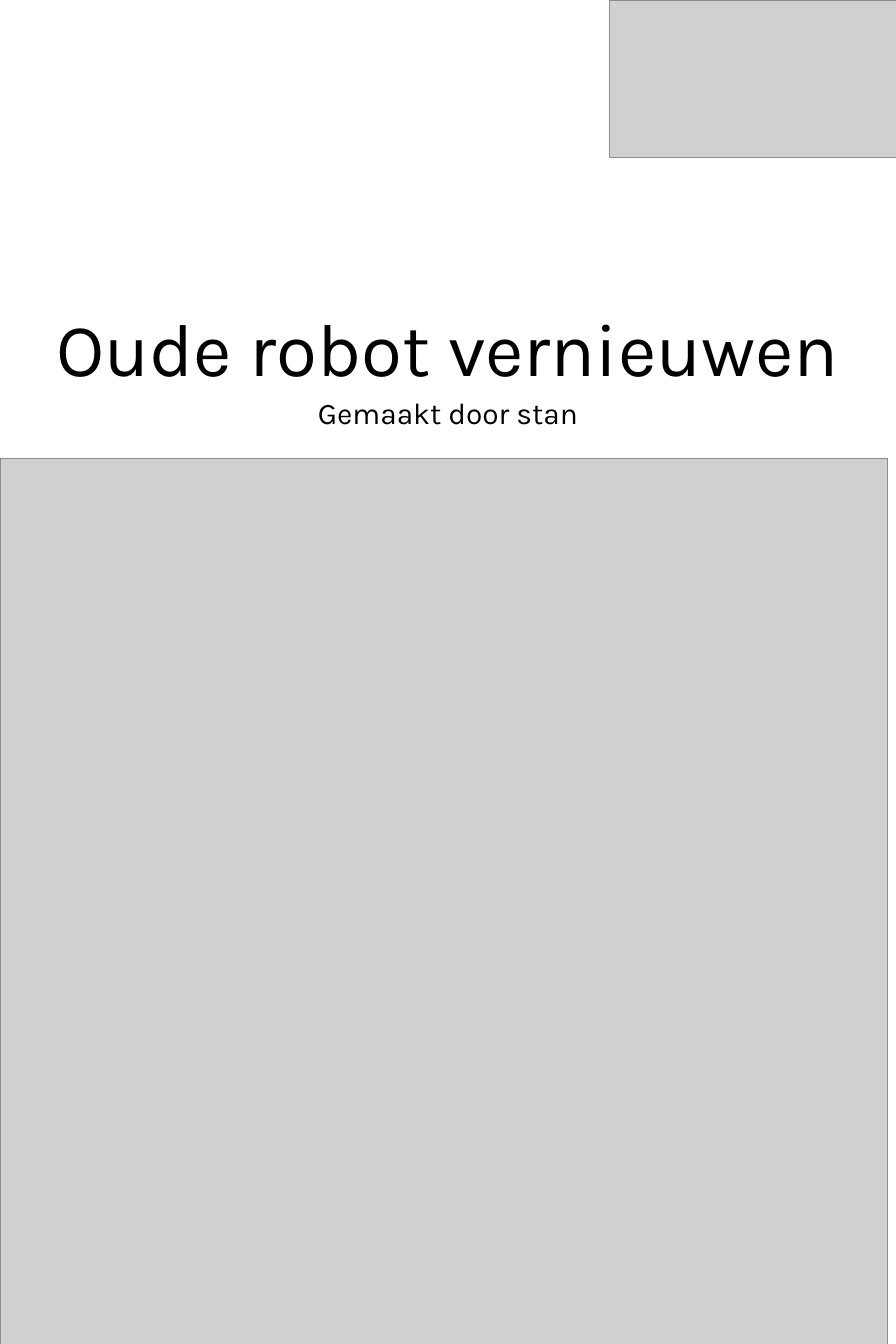
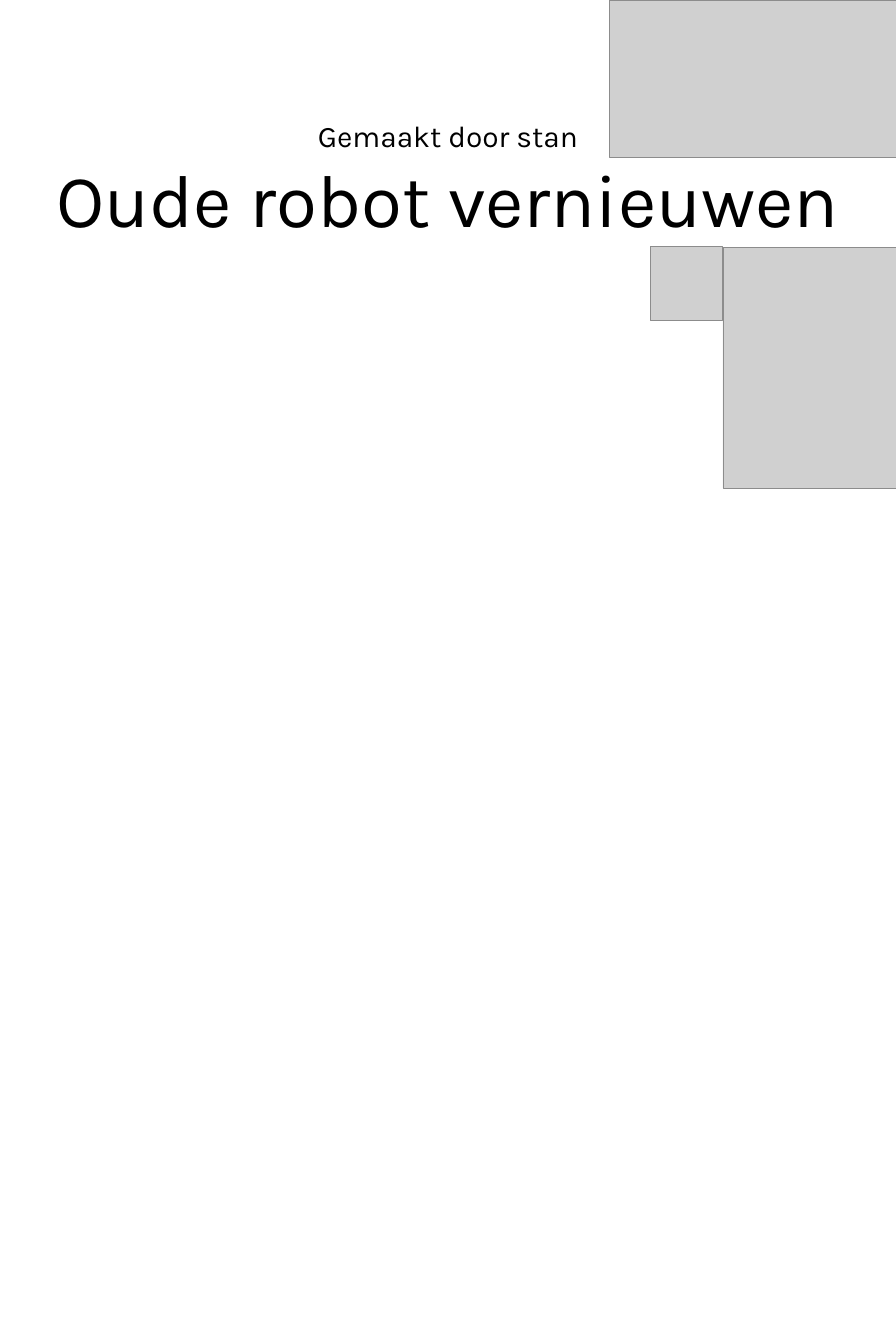
Before and after one commit to Stan-debakker/grap-6TWEA, a slide deck: slide 1 of school/afische.pptx. Drawn at 896x1344 pixels with LibreOffice and Linux fonts; fonts in the diff are those of the drawing; grey boxes stand for pictures; background and template pictures are left out. Boxes give left, top, right and bottom in pixels: in the first picture for what was removed or moved away, otherwise in the second. Text is boxed around its words. In the diff, an @@ line names an element or a change of style, - is before the commit and + after.

Commit message:
de bijna defenitieve versie van de robot

```diff
--- a/school/afische.pptx
+++ b/school/afische.pptx
@@ subtitle "Gemaakt door stan": place and size @@
-subtitle "Gemaakt door stan" at bbox=[318, 403, 577, 425]
+subtitle "Gemaakt door stan" at bbox=[318, 126, 577, 148]
@@ title "Oude robot vernieuwen": place and size @@
-title "Oude robot vernieuwen" at bbox=[56, 324, 839, 377]
+title "Oude robot vernieuwen" at bbox=[56, 175, 839, 228]
@@ picture added at bbox=[650, 246, 723, 321] @@
@@ picture added at bbox=[723, 247, 896, 488] @@
@@ picture removed at bbox=[0, 458, 887, 1343] @@
```
Also in this commit, not shown: 8 other files.
